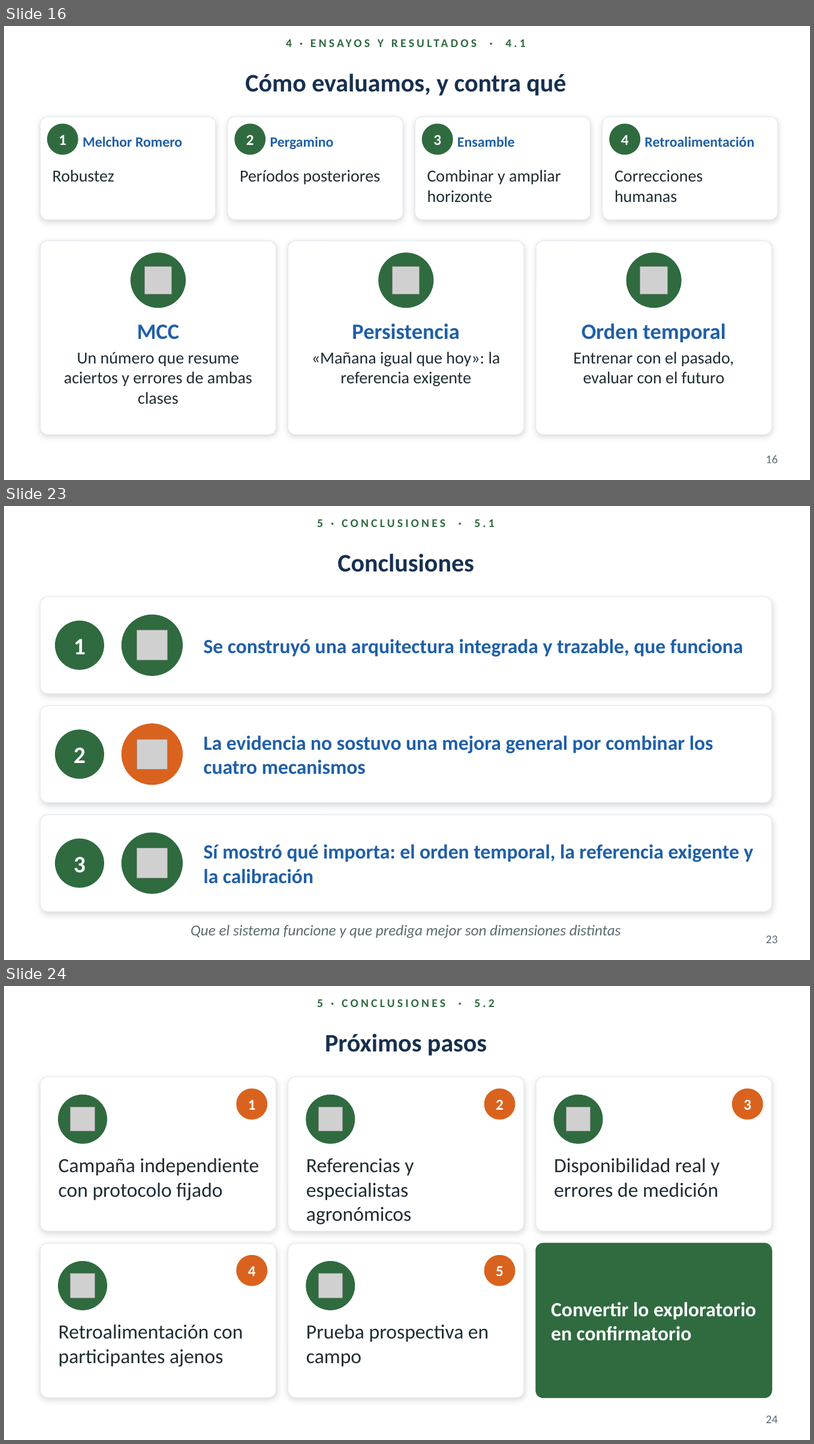
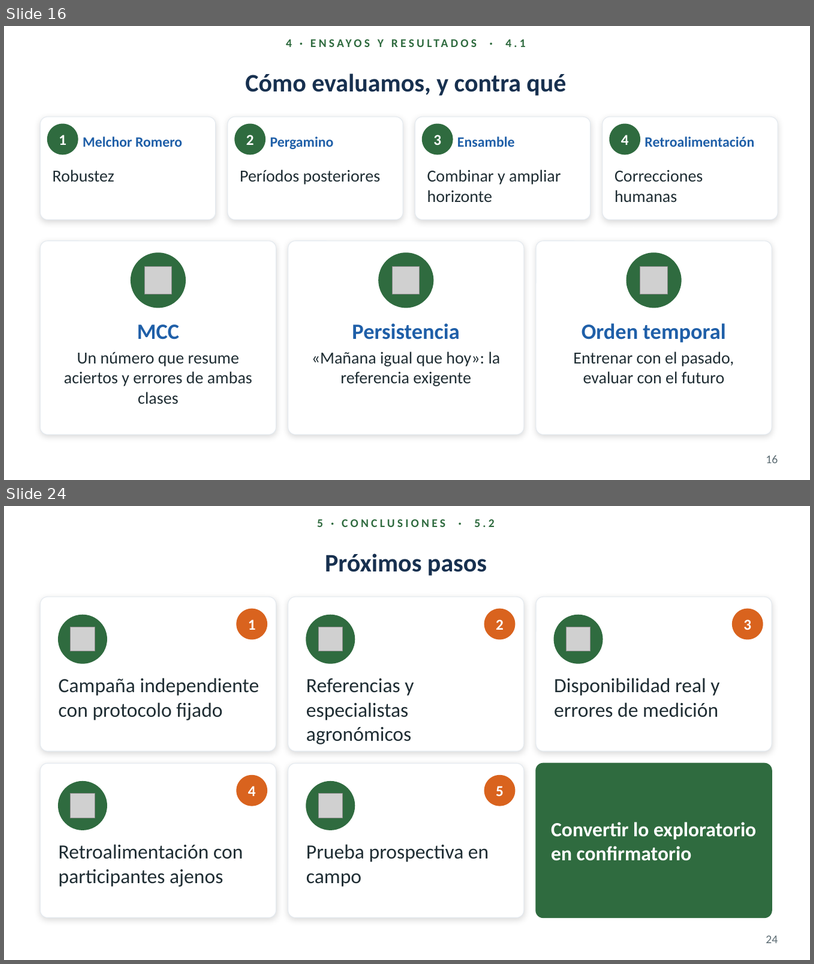
Before and after one commit to gusjrivas/AAI_Hydric_Stress, a slide deck: presentacion/Defensa_Rivas_v5.pptx. Shown one above the other, each under a label of ours: slides 16, 23 and 24 before the commit, slides 16 and 24 after it; the slides between them are not shown. The pictures are 814x1444 and 814x964 pixels, drawn with LibreOffice and Linux fonts; fonts in the diff are those of the drawing; grey boxes stand for pictures; background and template pictures are left out. Boxes give left, top, right and bottom in pixels: in the first picture for what was removed or moved away, otherwise in the second. Text is boxed around its words. In the diff, an @@ line names an element or a change of style, - is before the commit and + after.

```diff
--- a/presentacion/Defensa_Rivas_v5.pptx
+++ b/presentacion/Defensa_Rivas_v5.pptx
@@ slide 23 removed at bbox=[4, 506, 810, 960], background picture (left out) @@
@@ text removed at bbox=[317, 519, 495, 527] @@
-5 · CONCLUSIONES · 5.1
@@ title removed at bbox=[338, 553, 474, 572] @@
-Conclusiones
@@ rounded rectangle removed at bbox=[40, 597, 772, 694] @@
@@ ellipse removed at bbox=[56, 621, 104, 669] @@
@@ ellipse removed at bbox=[122, 615, 182, 675] @@
@@ picture removed at bbox=[137, 630, 167, 660] @@
@@ text removed at bbox=[74, 639, 86, 654] @@
-1
@@ text removed at bbox=[204, 639, 744, 657] @@
-Se construyó una arquitectura integrada y trazable, que funciona
@@ rounded rectangle removed at bbox=[40, 706, 772, 802] @@
@@ ellipse removed at bbox=[56, 730, 104, 778] @@
@@ ellipse removed at bbox=[122, 724, 182, 784] @@
@@ picture removed at bbox=[137, 739, 167, 769] @@
@@ text removed at bbox=[204, 735, 714, 774] @@
-La evidencia no sostuvo una mejora general por combinar los cuatro mecanismos
@@ text removed at bbox=[74, 747, 86, 763] @@
-2
@@ rounded rectangle removed at bbox=[40, 814, 772, 912] @@
@@ ellipse removed at bbox=[56, 839, 104, 887] @@
@@ ellipse removed at bbox=[122, 832, 182, 893] @@
@@ text removed at bbox=[204, 844, 754, 883] @@
-Sí mostró qué importa: el orden temporal, la referencia exigente y la calibración
@@ text removed at bbox=[74, 856, 86, 873] @@
-3
@@ picture removed at bbox=[137, 848, 167, 878] @@
@@ text removed at bbox=[191, 924, 621, 938] @@
-Que el sistema funcione y que prediga mejor son dimensiones distintas
@@ page number removed at bbox=[766, 935, 778, 943] @@
-23
```
Also in this commit, not shown: 7 slides changed, 1 slide added, 2 other files.
